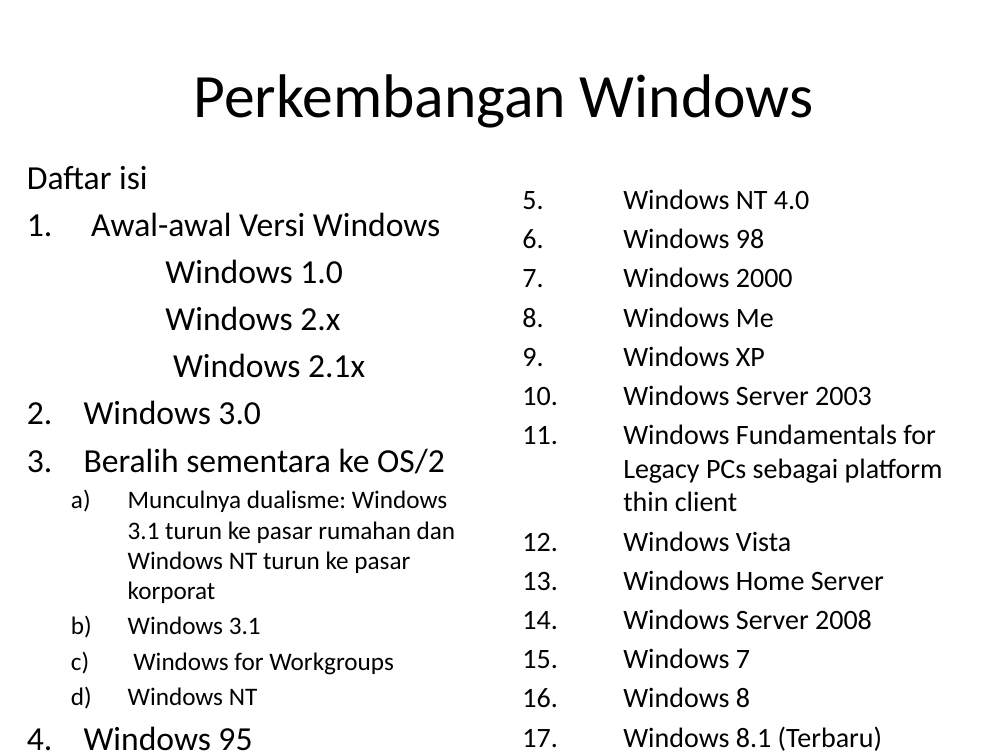
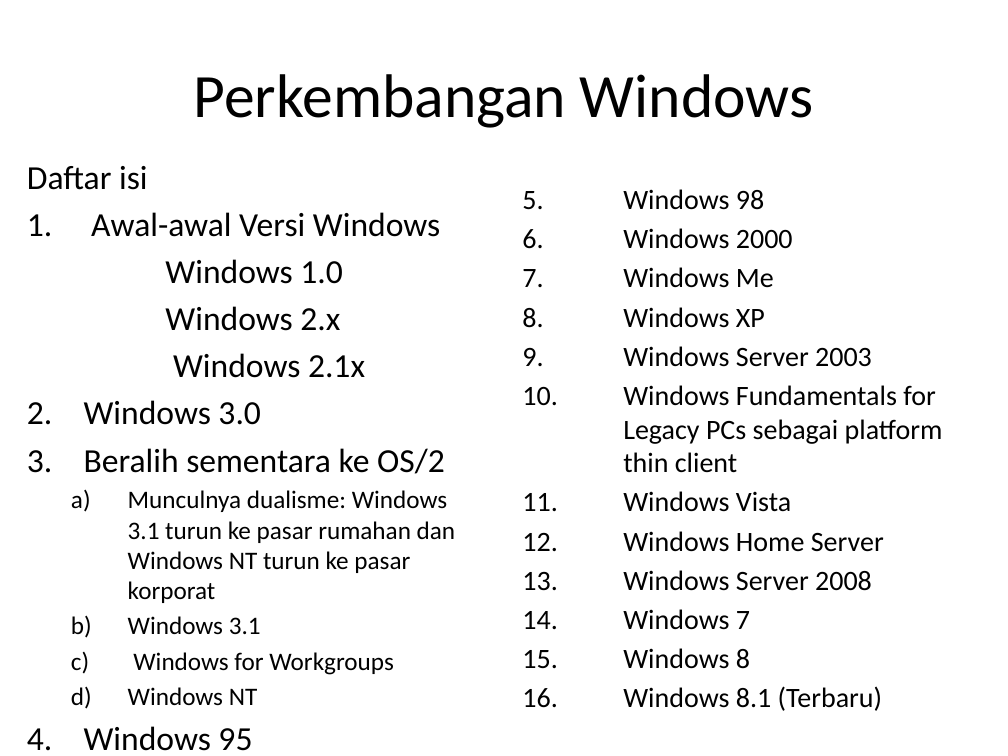
Before and after one commit to Sejarah-Windows/FJH, a slide deck: slide 2 of presentasi.pptx. Drawn at 1008x756 pixels with LibreOffice and Linux fonts; fonts in the diff are those of the drawing. Boxes give left, top, right and bottom in pixels: in the first picture for what was removed or moved away, otherwise in the second. Text is boxed around its words. In the diff, an @@ line names an element or a change of style, - is before the commit and + after.

```diff
--- a/presentasi.pptx
+++ b/presentasi.pptx
@@ text at box(623, 189, 809, 210): paragraph removed @@
-5. Windows NT 4.0
```
Also in this commit, not shown: 18 slides added, 1 other file.
